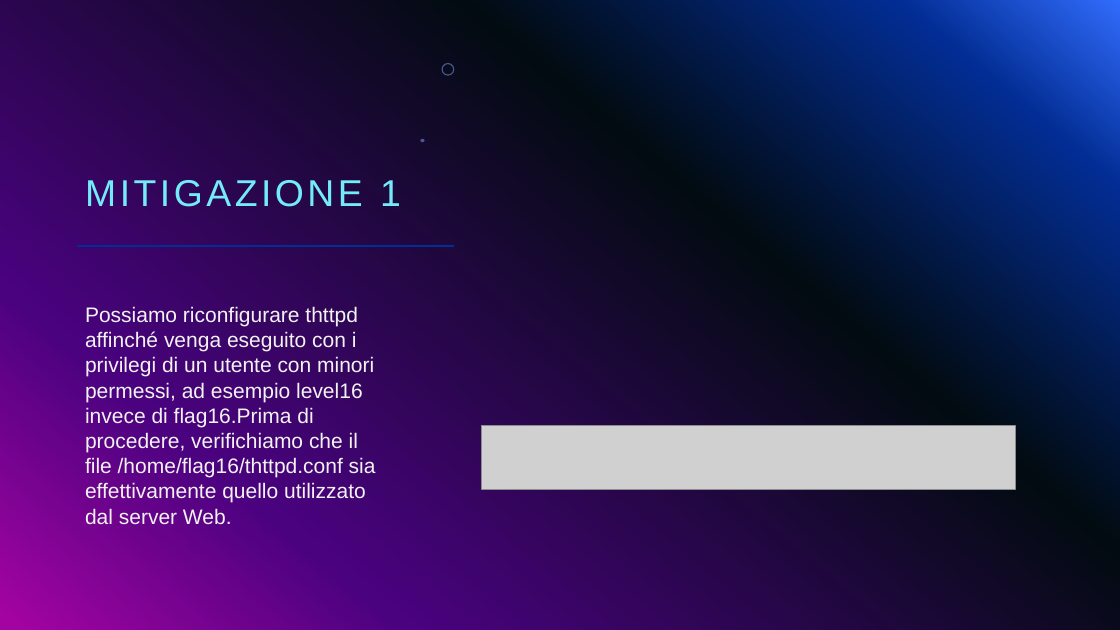
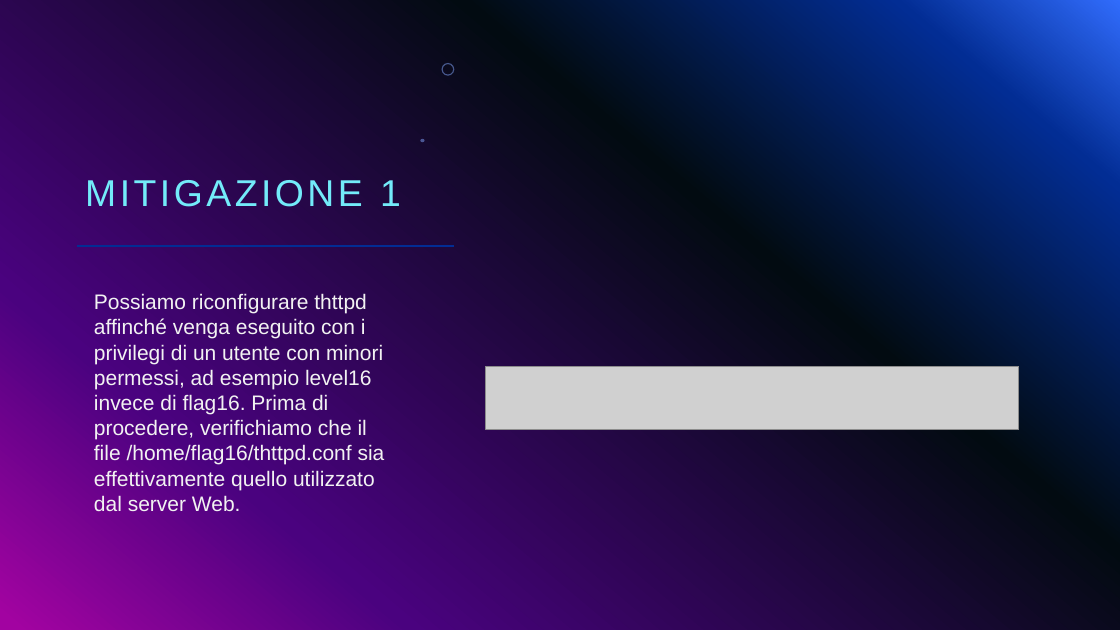
Before and after one commit to giorgiosiniscalchi/Nebula16-ITA, a slide deck: slide 30 of Presentazione Nebula16.pptx. Drawn at 1120x630 pixels with LibreOffice and Linux fonts; fonts in the diff are those of the drawing; grey boxes stand for pictures; background and template pictures are left out. Boxes give left, top, right and bottom in pixels: in the first picture for what was removed or moved away, otherwise in the second. Text is boxed around its words. In the diff, an @@ line names an element or a change of style, - is before the commit and + after.

```diff
--- a/Presentazione Nebula16.pptx
+++ b/Presentazione Nebula16.pptx
@@ text at (94,293,385,512): spaces changed @@
-Possiamo riconfigurare thttpd affinché venga eseguito con i privilegi di un utente con minori permessi, ad esempio level16 invece di flag16.Prima di procedere, verifichiamo che il file /home/flag16/thttpd.conf sia effettivamente quello utilizzato dal server Web.
+Possiamo riconfigurare thttpd affinché venga eseguito con i privilegi di un utente con minori permessi, ad esempio level16 invece di flag16. Prima di procedere, verifichiamo che il file /home/flag16/thttpd.conf sia effettivamente quello utilizzato dal server Web.
@@ picture: place and size @@
-picture at (482,426,1016,490)
+picture at (486,366,1019,430)
```
Also in this commit, not shown: 12 other slides changed.
